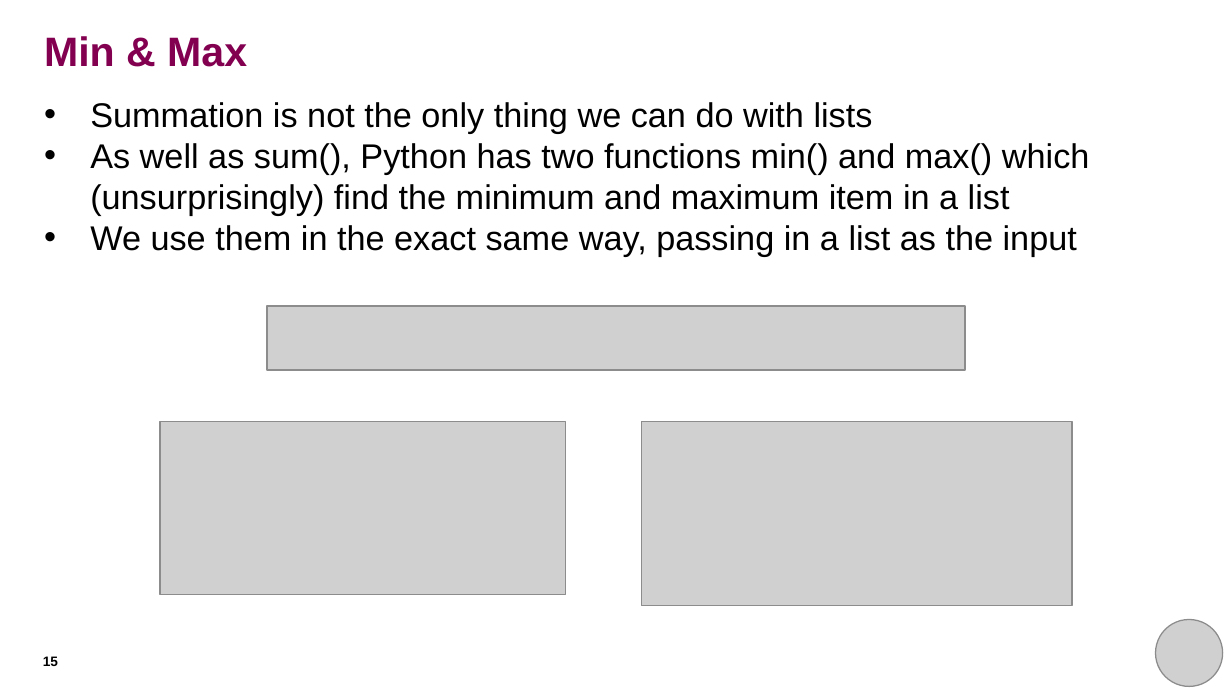
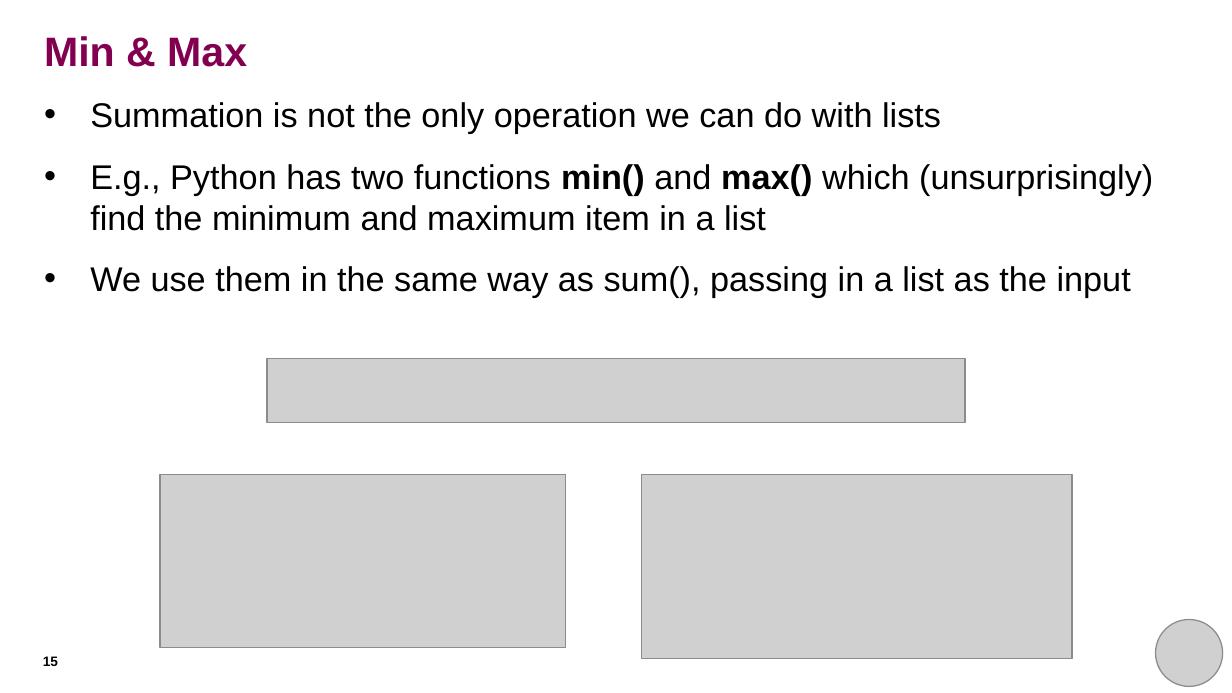
Before and after one commit to rkhetani/beginners-python, a slide deck: slide 15 of session_two/session_two_presentation.pptx. Drawn at 1232x693 pixels with LibreOffice and Linux fonts; fonts in the diff are those of the drawing; grey boxes stand for pictures. Boxes give left, top, right and bottom in pixels: in the first picture for what was removed or moved away, otherwise in the second. Text is boxed around its words. In the diff, an @@ line names an element or a change of style, - is before the commit and + after.

Commit message:
Updated session 2 slide deck
Mostly style updates (slimmed down text, increased line spacing, highlighted key new concepts)

```diff
--- a/session_two/session_two_presentation.pptx
+++ b/session_two/session_two_presentation.pptx
@@ text at (90, 102, 1153, 298): text changed @@
-• Summation is not the only thing we can do with lists
-• As well as sum(), Python has two functions min() and max() which (unsurprisingly) find the minimum and maximum item in a list
-• We use them in the exact same way, passing in a list as the input
+• Summation is not the only operation we can do with lists
+• E.g., Python has two functions min() and max() which (unsurprisingly) find the minimum and maximum item in a list
+• We use them in the same way as sum(), passing in a list as the input
@@ 3 pictures: place and size @@
-3 pictures at (160, 306, 1072, 605)
+3 pictures at (160, 359, 1072, 658)
```
Also in this commit, not shown: 14 other slides changed, 1 slide added.
